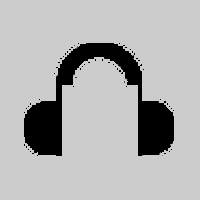
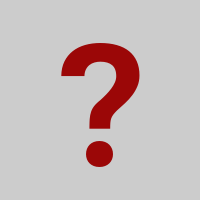
Layered file, before and after one edit (200x200). Changes by layer:
hid "被粘贴的图层 #1" over box(24, 43, 174, 156)
renamed "✘" to "?", showed it, painted on it over box(49, 43, 158, 167)
